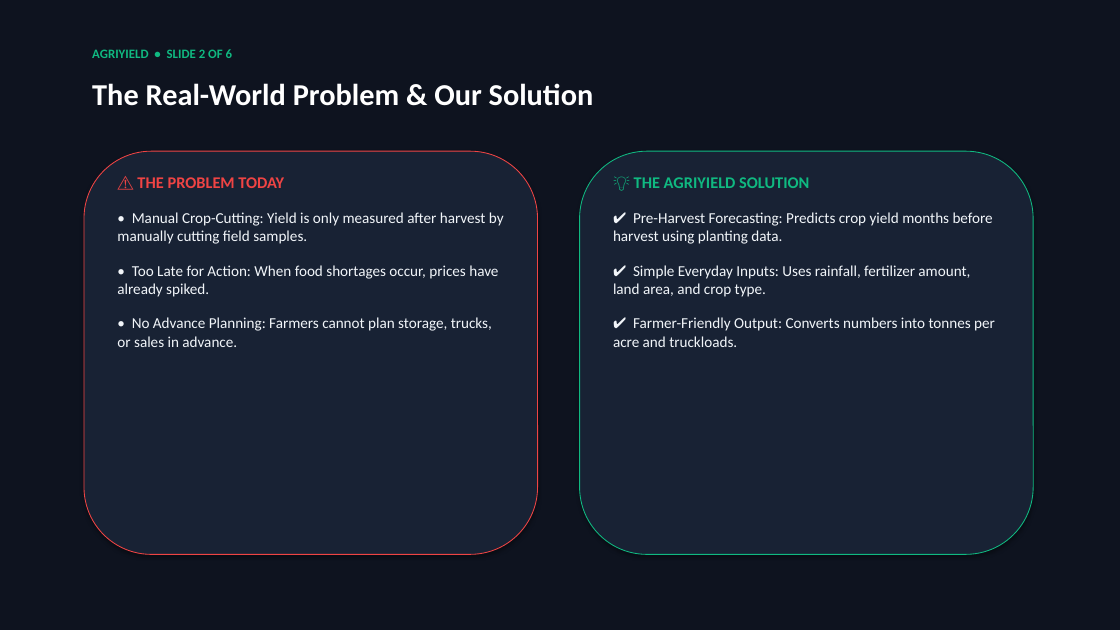
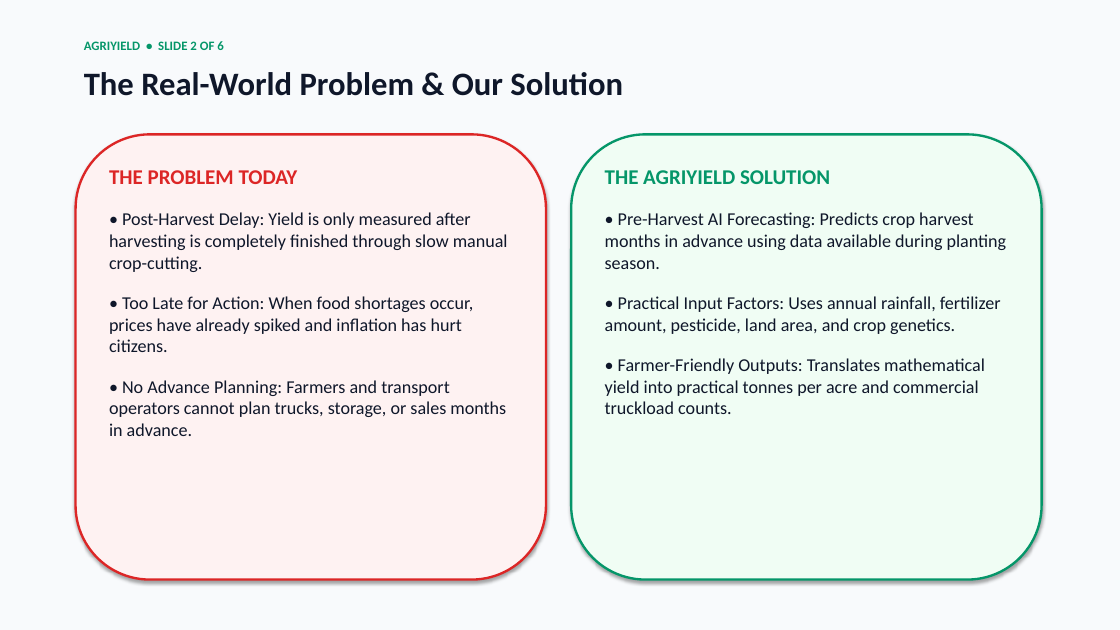
Before and after one commit to deva-2006/AgriYield, a slide deck: slide 2 of AgriYield_Presentation.pptx. Drawn at 1120x630 pixels with LibreOffice and Linux fonts; fonts in the diff are those of the drawing. Boxes give left, top, right and bottom in pixels: in the first picture for what was removed or moved away, otherwise in the second. Text is boxed around its words. In the diff, an @@ line names an element or a change of style, - is before the commit and + after.

Commit message:
Update presentation to clean Light Theme with large fonts and high contrast

```diff
--- a/AgriYield_Presentation.pptx
+++ b/AgriYield_Presentation.pptx
@@ background #0E131F to #F8FAFC @@
@@ text "AGRIYIELD • SLIDE 2 OF ...": place and size @@
-text "AGRIYIELD • SLIDE 2 OF ..." at <box>92,49,232,58</box>
+text "AGRIYIELD • SLIDE 2 OF ..." at <box>84,41,223,50</box>
@@ text "AGRIYIELD • SLIDE 2 OF ..." at <box>84,41,223,50</box>: text colour #10B981 to #059669 @@
@@ text "The Real-World Problem & Our ...": place and size @@
-text "The Real-World Problem & Our ..." at <box>92,83,594,106</box>
+text "The Real-World Problem & Our ..." at <box>84,72,623,96</box>
@@ text "The Real-World Problem & Our ..." at <box>84,72,623,96</box>: size 26 to 28 pt, text colour #FFFFFF to #0F172A @@
@@ rounded rectangle: place and size @@
-rounded rectangle at <box>84,151,538,555</box>
+rounded rectangle at <box>76,134,546,580</box>
@@ rounded rectangle at <box>76,134,546,580</box>: fill #182234 to #FEF2F2; outline #EF4444 0.75 pt to #DC2626 2 pt @@
@@ rounded rectangle: place and size @@
-rounded rectangle at <box>580,151,1033,555</box>
+rounded rectangle at <box>571,134,1042,580</box>
@@ rounded rectangle at <box>571,134,1042,580</box>: fill #182234 to #F0FDF4; outline #10B981 0.75 pt to #059669 2 pt @@
@@ text at <box>109,170,508,436</box>: text changed; size 13 to 15.5 pt; text colour #F1F5F9 to #0F172A @@
-⚠️ THE PROBLEM TODAY
-• Manual Crop-Cutting: Yield is only measured after harvest by manually cutting field samples.
-• Too Late for Action: When food shortages occur, prices have already spiked.
-• No Advance Planning: Farmers cannot plan storage, trucks, or sales in advance.
+THE PROBLEM TODAY
+• Post-Harvest Delay: Yield is only measured after harvesting is completely finished through slow manual crop-cutting.
+• Too Late for Action: When food shortages occur, prices have already spiked and inflation has hurt citizens.
+• No Advance Planning: Farmers and transport operators cannot plan trucks, storage, or sales months in advance.
@@ text at <box>605,170,1007,414</box>: text changed; size 13 to 15.5 pt; text colour #F1F5F9 to #0F172A @@
-💡 THE AGRIYIELD SOLUTION
-✔ Pre-Harvest Forecasting: Predicts crop yield months before harvest using planting data.
-✔ Simple Everyday Inputs: Uses rainfall, fertilizer amount, land area, and crop type.
-✔ Farmer-Friendly Output: Converts numbers into tonnes per acre and truckloads.
+THE AGRIYIELD SOLUTION
+• Pre-Harvest AI Forecasting: Predicts crop harvest months in advance using data available during planting season.
+• Practical Input Factors: Uses annual rainfall, fertilizer amount, pesticide, land area, and crop genetics.
+• Farmer-Friendly Outputs: Translates mathematical yield into practical tonnes per acre and commercial truckload counts.
```
Also in this commit, not shown: 5 other slides changed, 1 other file.
